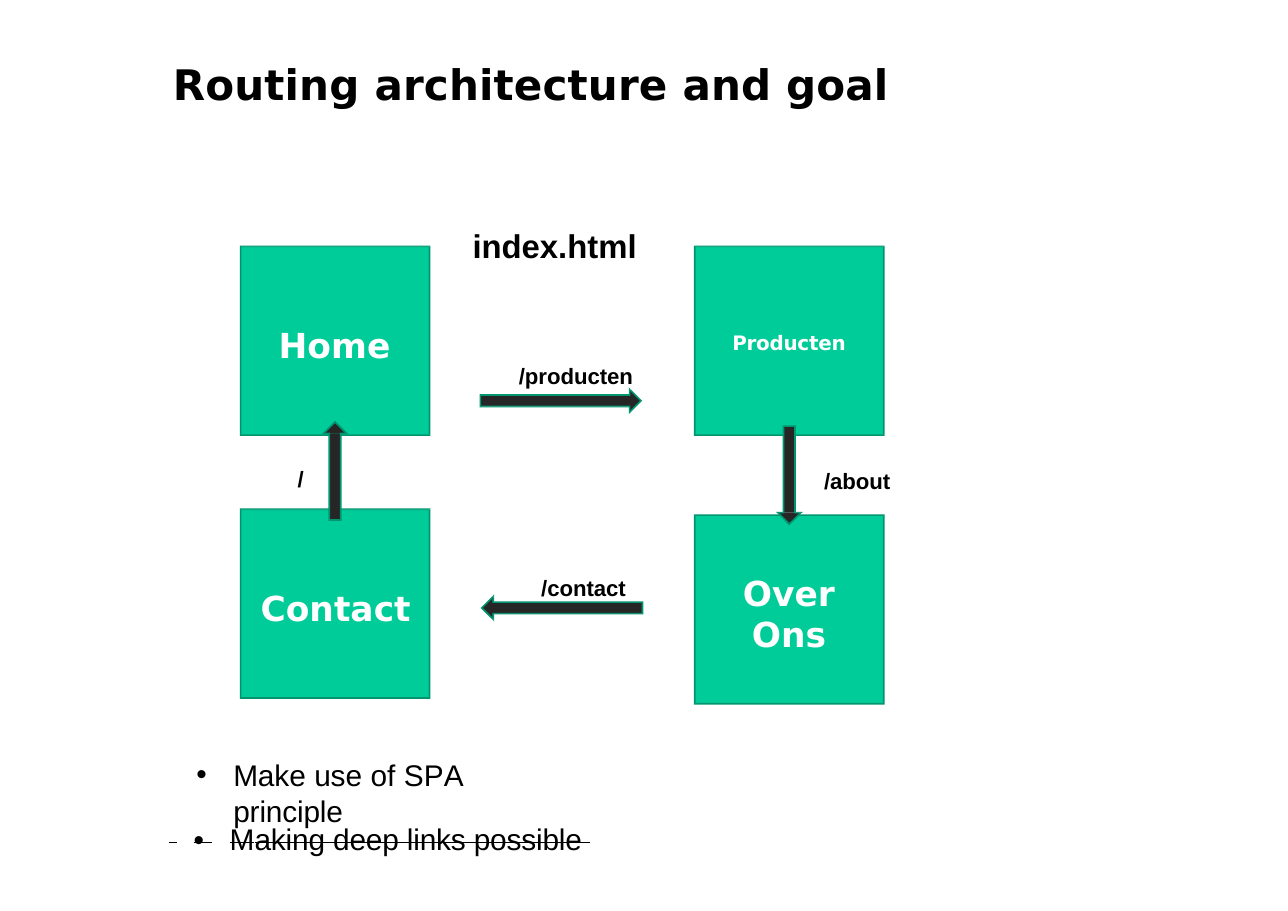
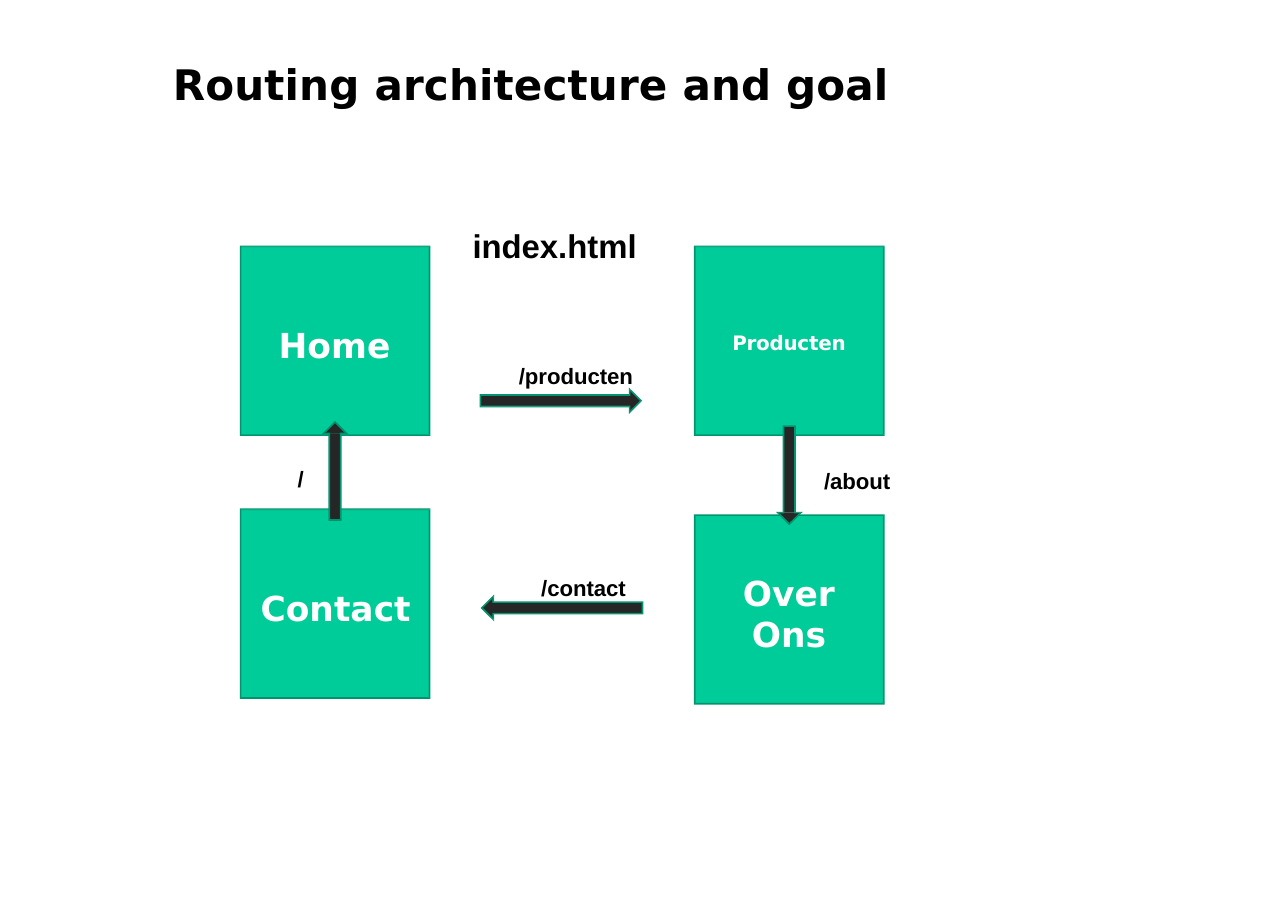
Before and after one commit to petereijgermans11/workshop-angular7, a slide deck: slide 2 of PPT/05- Angular Routing.pptx. Drawn at 1288x911 pixels with LibreOffice and Linux fonts; fonts in the diff are those of the drawing; background and template pictures are left out. Boxes give left, top, right and bottom in pixels: in the first picture for what was removed or moved away, otherwise in the second. Text is boxed around its words. In the diff, an @@ line names an element or a change of style, - is before the commit and + after.

```diff
--- a/PPT/05- Angular Routing.pptx
+++ b/PPT/05- Angular Routing.pptx
@@ text removed at (233,764,464,827) @@
-• Make use of SPA principle
@@ text removed at (230,827,582,856) @@
-• Making deep links possible
```
Also in this commit, not shown: 3 other slides changed, 2 slides added, 6 other files.
